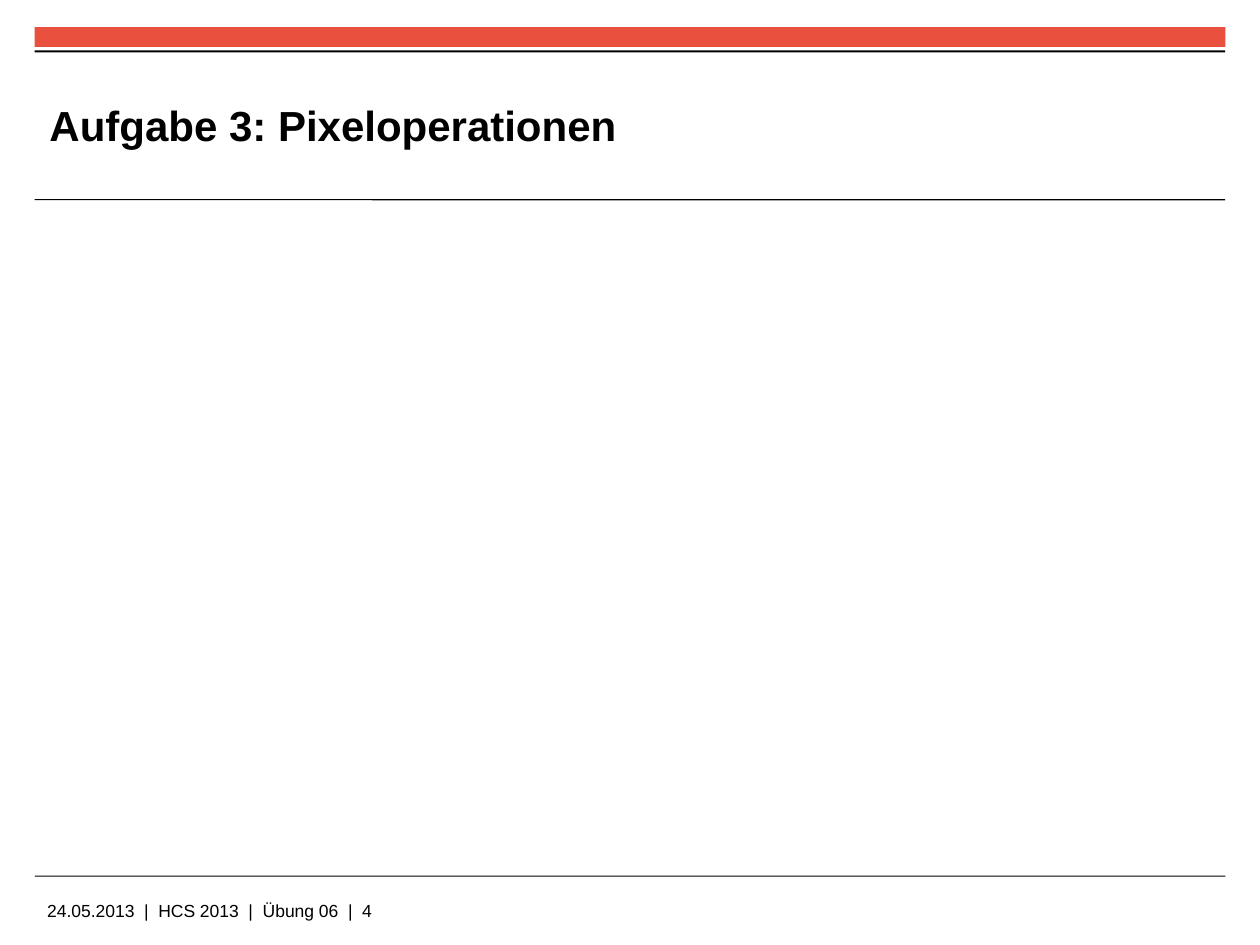
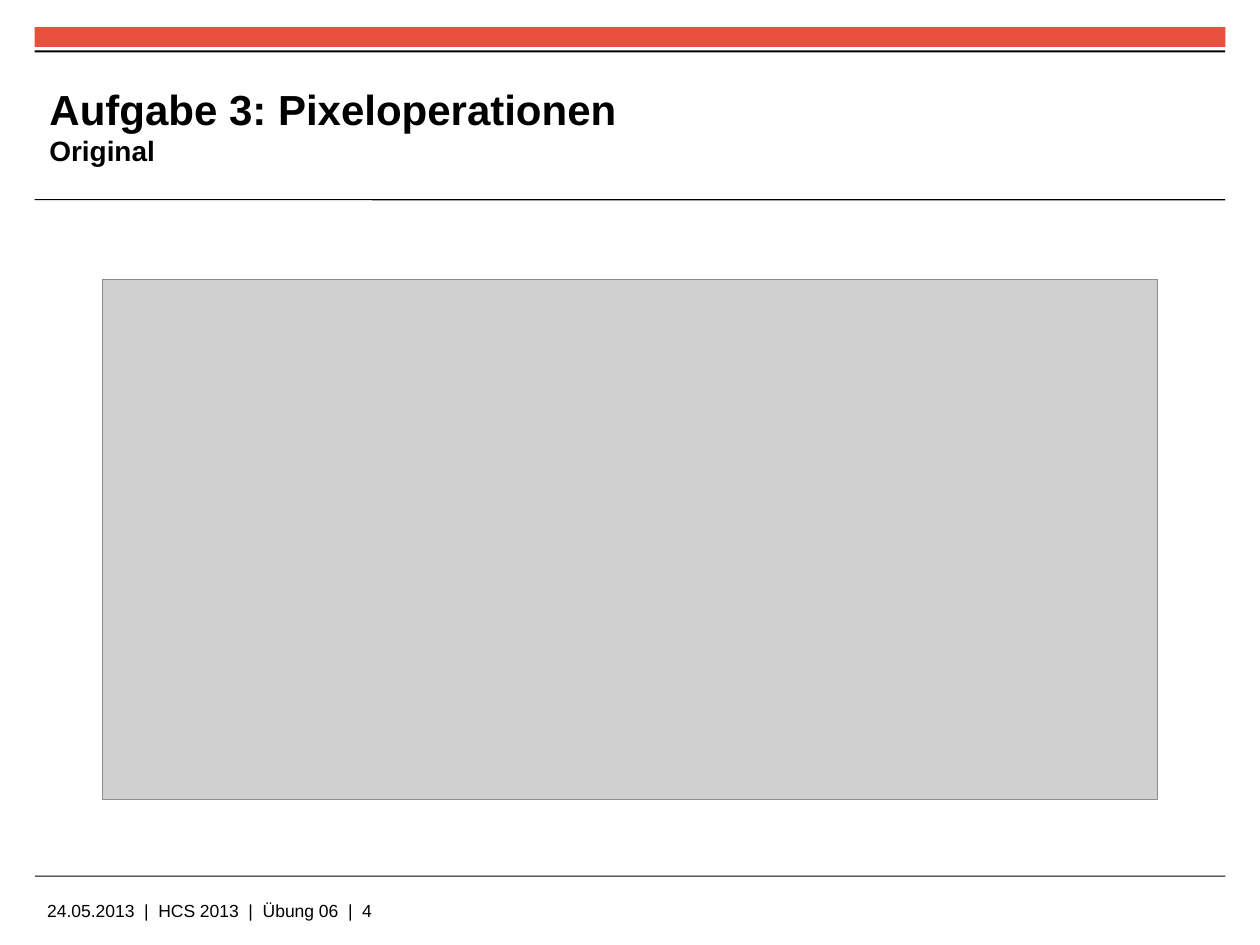
Before and after one commit to Goma007/hcs, a slide deck: slide 4 of uebung06/hcs_2013_uebung06.pptx. Drawn at 1260x945 pixels with LibreOffice and Linux fonts; fonts in the diff are those of the drawing; grey boxes stand for pictures; background and template pictures are left out. Boxes give left, top, right and bottom in pixels: in the first picture for what was removed or moved away, otherwise in the second. Text is boxed around its words. In the diff, an @@ line names an element or a change of style, - is before the commit and + after.

Commit message:
A3 in Folien

```diff
--- a/uebung06/hcs_2013_uebung06.pptx
+++ b/uebung06/hcs_2013_uebung06.pptx
@@ title at (49, 94, 616, 166): text changed @@
-Aufgabe 3: Pixeloperationen
+Aufgabe 3: Pixeloperationen
+Original
@@ picture added at (103, 280, 1158, 800) @@
```
Also in this commit, not shown: 2 slides added, 1 other file.
